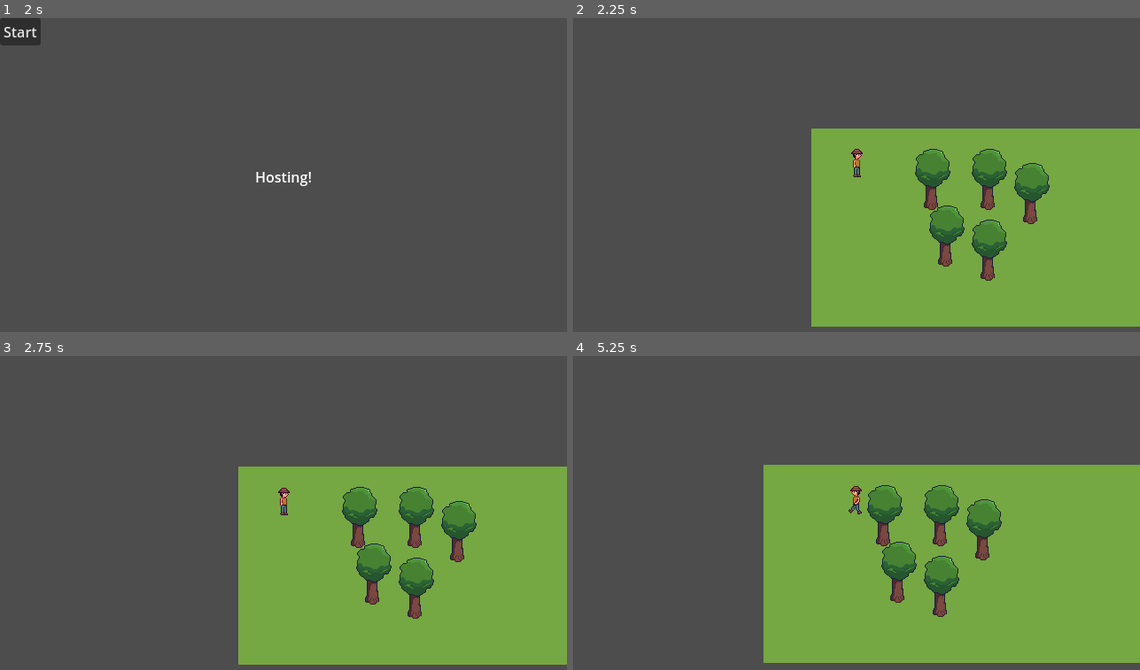
Above: before the commit, frames 1-4 (two rows, left to right).
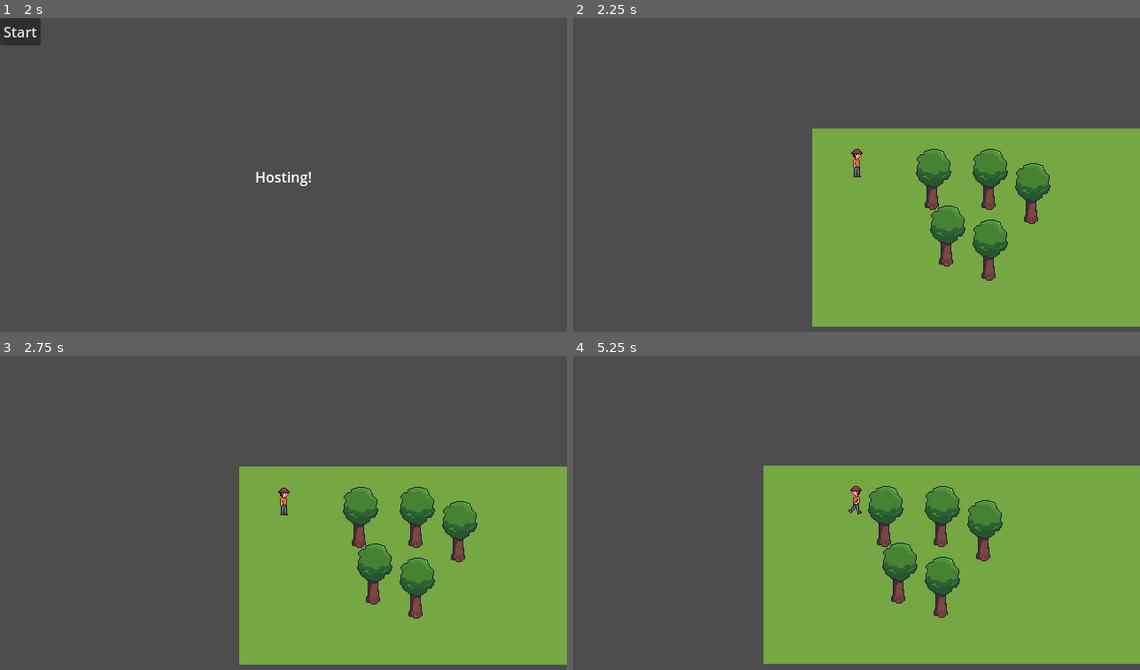
Above: after the commit, the same moments.

Repository: jeisaRaja/hollow-harvest
Game: Godot game, scene res://scenes/ui/main_menu.tscn
The game is run twice, just before and just after one commit, with the same random seed, the same clock (stepped at 60 frames per second) and the same inputs.
Inputs (mouse positions are in pixels of both pictures, inside the frame that each line leads up to):
- Up to frame 1 (2 s): tap Enter at 0.5 s; move the mouse to (408, 162) at 0.52 s; hold D (right) 0.53-1.25 s; click (408, 162) at 0.6 s; click "Host" at 1.25 s
- Up to frame 2 (2.25 s): click "Start" at 2 s
- Up to frame 3 (2.75 s): no input
- Up to frame 4 (5.25 s): tap Space at 2.75 s; move the mouse to (743, 531) at 2.77 s; hold S (down) 2.78-3.53 s; click (743, 531) at 2.85 s; move the mouse to (913, 443) at 3.52 s; hold D (right) 3.53-4.28 s; click (913, 443) at 3.6 s; move the mouse to (828, 578) at 4.27 s; hold W (up) 4.28-5.03 s; click (828, 578) at 4.35 s; move the mouse to (1026, 563) at 5.02 s; hold A (left) from 5.03 s (still down); click (1026, 563) at 5.1 s

Frame 1 is identical in both runs. In frame 2, 0.9% of the frame differs, in the area x 42-85%, y 35-99%; in frame 3, 0.9%; in frame 4, 1.4%, in the area x 33-100%, y 34-99%.

Commit message:
fix: client spawn at origin
- added style for panel, button
- added font

Diff:
--- a/scenes/level.gd
+++ b/scenes/level.gd
@@ -3,21 +3,22 @@
 @export var players_container: Node2D
 @export var player_scene: PackedScene
 @export var spawn_points: Array[Node2D]
+@export var player_spawner: MultiplayerSpawner
 
 var next_spawn_point_index: int = 0
 
 
 func _ready():
+	player_spawner.spawn_function = spawn_player
 	if not multiplayer.is_server():
 		return
 
 	multiplayer.peer_connected.connect(add_player)
 	multiplayer.peer_disconnected.connect(delete_player)
 
+	add_player(1)
 	for id in multiplayer.get_peers():
 		add_player(id)
-
-	add_player(1)
 
 
 func _exit_tree():
@@ -29,11 +30,15 @@
 	multiplayer.peer_disconnected.disconnect(delete_player)
 
 
+func spawn_player(id):
+	var player_instance = player_scene.instantiate() as Player
+	player_instance.name = str(id)
+	player_instance.position = get_spawn_point()
+	return player_instance
+
+
 func add_player(id):
-	var player_instance = player_scene.instantiate() as Node2D
-	player_instance.position = get_spawn_point()
-	player_instance.name = str(id)
-	players_container.add_child(player_instance)
+	player_spawner.spawn(id)
 
 
 func delete_player(id):
--- a/scenes/objects/tree_1.gd
+++ b/scenes/objects/tree_1.gd
@@ -20,7 +20,6 @@
 
 func _on_max_damaged_reached():
 	add_log_scene.rpc.call_deferred()
-	queue_free()
 
 
 @rpc("any_peer", "call_local", "reliable")
@@ -28,3 +27,4 @@
 	var log_instance = log_scene.instantiate() as Node2D
 	log_instance.global_position = global_position
 	get_parent().add_child(log_instance)
+	queue_free()
--- a/scenes/player/player.gd
+++ b/scenes/player/player.gd
@@ -13,6 +13,7 @@
 	set_multiplayer_authority(owner_id)
 	if owner_id != multiplayer.get_unique_id():
 		return
+	print("player id ", owner_id, "position after authority", position)
 	set_up_camera()
 
 
@@ -37,6 +38,12 @@
 	camera_instance.global_position = global_position
 
 
+@rpc("any_peer", "call_local")
+func set_player_position(_position: Vector2):
+	position = _position
+	print(position)
+
+
 func set_up_camera():
 	camera_instance = player_camera.instantiate()
 	get_tree().current_scene.add_child.call_deferred(camera_instance)
--- a/scenes/player/player.tscn
+++ b/scenes/player/player.tscn
@@ -14,16 +14,16 @@
 radius = 4.0
 
 [sub_resource type="SceneReplicationConfig" id="SceneReplicationConfig_77v5m"]
-properties/0/path = NodePath(".:position")
+properties/0/path = NodePath("AnimationPlayer:current_animation")
 properties/0/spawn = true
 properties/0/replication_mode = 1
-properties/1/path = NodePath("AnimationPlayer:current_animation")
+properties/1/path = NodePath("HitComponent/CollisionShape2D:position")
 properties/1/spawn = true
 properties/1/replication_mode = 1
-properties/2/path = NodePath("HitComponent/CollisionShape2D:position")
+properties/2/path = NodePath("HitComponent/CollisionShape2D:disabled")
 properties/2/spawn = true
 properties/2/replication_mode = 1
-properties/3/path = NodePath("HitComponent/CollisionShape2D:disabled")
+properties/3/path = NodePath(".:position")
 properties/3/spawn = true
 properties/3/replication_mode = 1
 
--- /dev/null
+++ b/scenes/ui/day_night_panel.tscn
@@ -0,0 +1,107 @@
+[gd_scene load_steps=9 format=3 uid="uid://ftdtgk17m5yy"]
+
+[ext_resource type="Texture2D" uid="uid://m270abpwidgs" path="res://arts/style.png" id="1_27e32"]
+[ext_resource type="FontFile" uid="uid://bu815t3v5ayso" path="res://arts/Varnished.ttf" id="2_hxre5"]
+
+[sub_resource type="AtlasTexture" id="AtlasTexture_6qn02"]
+atlas = ExtResource("1_27e32")
+region = Rect2(33, 4, 30, 23)
+
+[sub_resource type="StyleBoxTexture" id="StyleBoxTexture_ltk4s"]
+texture = SubResource("AtlasTexture_6qn02")
+texture_margin_left = 5.0
+texture_margin_top = 7.0
+texture_margin_right = 5.0
+texture_margin_bottom = 3.0
+
+[sub_resource type="AtlasTexture" id="AtlasTexture_f481x"]
+atlas = ExtResource("1_27e32")
+region = Rect2(1, 5, 30, 22)
+
+[sub_resource type="StyleBoxTexture" id="StyleBoxTexture_ji0rf"]
+texture = SubResource("AtlasTexture_f481x")
+texture_margin_left = 3.0
+texture_margin_top = 3.0
+texture_margin_right = 3.0
+texture_margin_bottom = 3.0
+region_rect = Rect2(0, 0, 30, 22)
+
+[sub_resource type="Theme" id="Theme_uvf62"]
+default_font = ExtResource("2_hxre5")
+Button/styles/normal = SubResource("StyleBoxTexture_ltk4s")
+DayNightCounterPanel/base_type = &"PanelContainer"
+DayNightCounterPanel/styles/panel = SubResource("StyleBoxTexture_ji0rf")
+Label/font_sizes/font_size = 16
+Label/fonts/font = ExtResource("2_hxre5")
+
+[sub_resource type="AtlasTexture" id="AtlasTexture_h3jxe"]
+atlas = ExtResource("1_27e32")
+region = Rect2(74, 11, 9, 11)
+
+[node name="DayNightPanel" type="Control"]
+layout_mode = 3
+anchors_preset = 15
+anchor_right = 1.0
+anchor_bottom = 1.0
+grow_horizontal = 2
+grow_vertical = 2
+theme = SubResource("Theme_uvf62")
+
+[node name="DayPanel" type="PanelContainer" parent="."]
+layout_mode = 0
+offset_right = 62.0
+offset_bottom = 27.0
+theme_type_variation = &"DayNightCounterPanel"
+
+[node name="MarginContainer" type="MarginContainer" parent="DayPanel"]
+layout_mode = 2
+theme_override_constants/margin_left = 5
+theme_override_constants/margin_top = 1
+theme_override_constants/margin_right = 5
+theme_override_constants/margin_bottom = 0
+
+[node name="Label" type="Label" parent="DayPanel/MarginContainer"]
+layout_mode = 2
+text = "DAY 0"
+horizontal_alignment = 1
+vertical_alignment = 1
+
+[node name="TimePanel" type="PanelContainer" parent="."]
+layout_mode = 0
+offset_top = 30.0
+offset_right = 62.0
+offset_bottom = 57.0
+theme_type_variation = &"DayNightCounterPanel"
+
+[node name="MarginContainer" type="MarginContainer" parent="TimePanel"]
+layout_mode = 2
+theme_override_constants/margin_left = 5
+theme_override_constants/margin_top = 1
+theme_override_constants/margin_right = 5
+theme_override_constants/margin_bottom = 0
+
+[node name="Label" type="Label" parent="TimePanel/MarginContainer"]
+layout_mode = 2
+text = "12:00"
+horizontal_alignment = 1
+vertical_alignment = 1
+
+[node name="Control" type="Control" parent="."]
+anchors_preset = 0
+offset_right = 40.0
+offset_bottom = 40.0
+
+[node name="NormalSpeedButton" type="Button" parent="Control"]
+layout_mode = 0
+offset_left = 1.0
+offset_top = 59.0
+offset_right = 24.0
+offset_bottom = 81.0
+
+[node name="TextureRect" type="TextureRect" parent="Control/NormalSpeedButton"]
+layout_mode = 0
+offset_left = 6.0
+offset_top = 5.0
+offset_right = 17.0
+offset_bottom = 18.0
+texture = SubResource("AtlasTexture_h3jxe")
--- a/scenes/world.tscn
+++ b/scenes/world.tscn
@@ -273,12 +273,13 @@
 [sub_resource type="TileSet" id="TileSet_5b8k1"]
 sources/1 = SubResource("TileSetScenesCollectionSource_qr80m")
 
-[node name="World" type="Node2D" node_paths=PackedStringArray("players_container", "spawn_points")]
+[node name="World" type="Node2D" node_paths=PackedStringArray("players_container", "spawn_points", "player_spawner")]
 y_sort_enabled = true
 script = ExtResource("1_w708o")
 players_container = NodePath("Players/PlayersContainer")
 player_scene = ExtResource("1_gqwfa")
 spawn_points = [NodePath("Players/Spawn_1"), NodePath("Players/Spawn_2")]
+player_spawner = NodePath("Players/MultiplayerSpawner")
 
 [node name="Players" type="Node2D" parent="."]
 y_sort_enabled = true
@@ -292,7 +293,7 @@
 spawn_limit = 2
 
 [node name="Spawn_1" type="Marker2D" parent="Players"]
-position = Vector2(147, 151)
+position = Vector2(146, 151)
 
 [node name="Spawn_2" type="Marker2D" parent="Players"]
 position = Vector2(181, 151)
Binary file added: arts/Varnished.ttf
Not shown, added: arts/Varnished.ttf.import
Binary file added: arts/style.png
Not shown, added: arts/style.png.import
